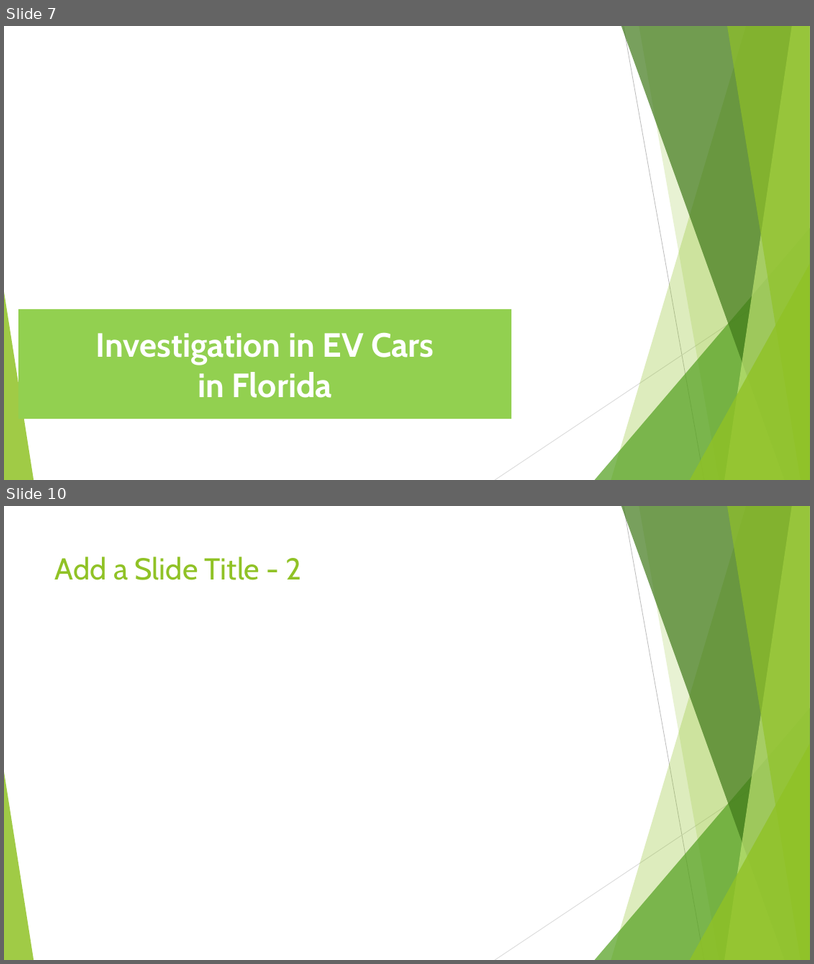
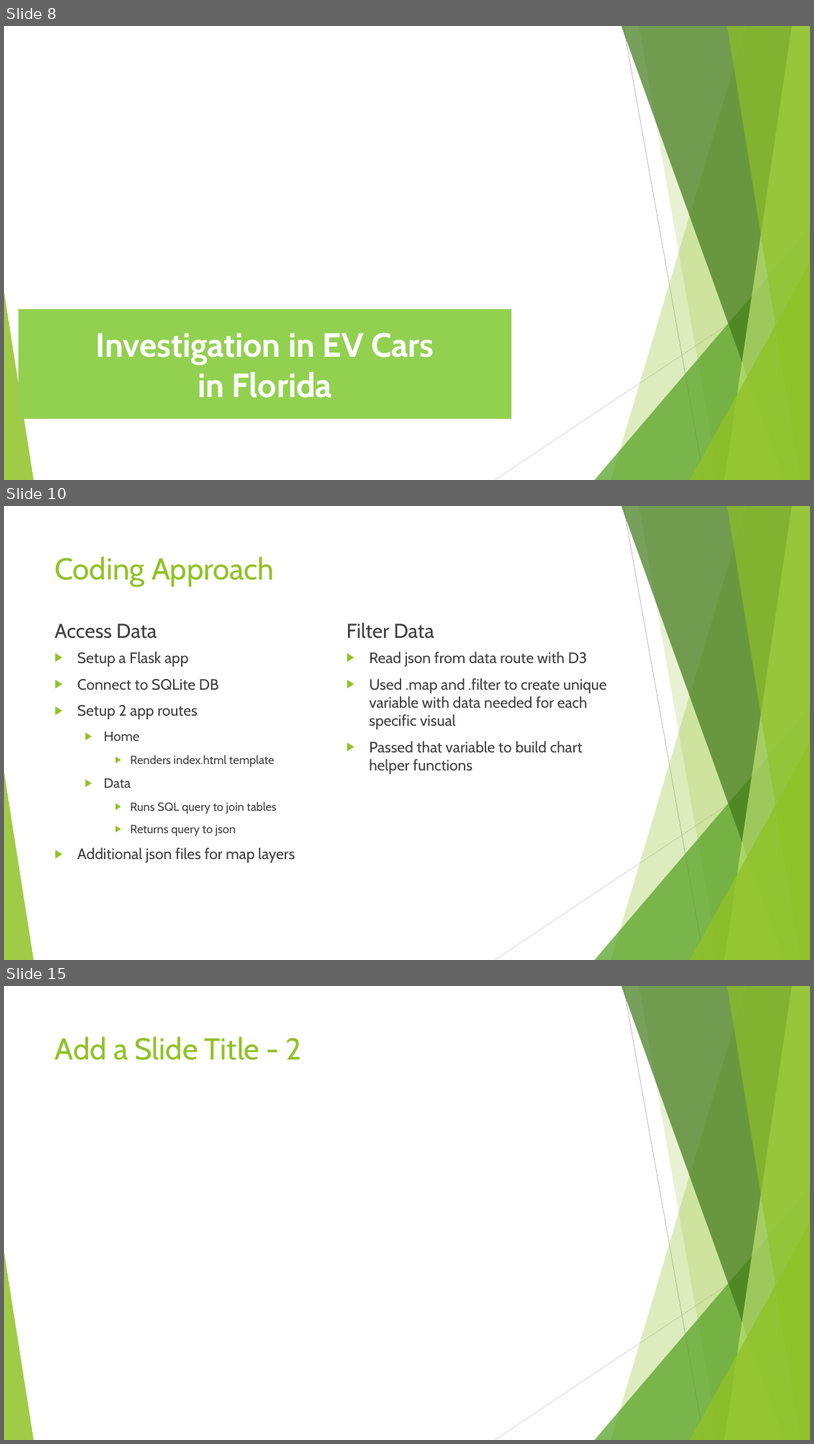
Before and after one commit to Project-JCSA/FL_Electric_Vehicles, a slide deck: Florida_Electric_Vehicles.pptx. Shown one above the other, each under a label of ours: slides 7 and 10 before the commit, slides 8, 10 and 15 after it; the slides between them are not shown. The pictures are 814x964 and 814x1444 pixels, drawn with LibreOffice and Linux fonts; fonts in the diff are those of the drawing; background and template pictures are left out. Boxes give left, top, right and bottom in pixels: in the first picture for what was removed or moved away, otherwise in the second. Text is boxed around its words. In the diff, an @@ line names an element or a change of style, - is before the commit and + after.

```diff
--- a/Florida_Electric_Vehicles.pptx
+++ b/Florida_Electric_Vehicles.pptx
@@ slide 10 added at (4, 506, 810, 960), background #FFFFFF; not listed: 10 template elements that a slide beside it also shows @@
@@ title added at (55, 556, 275, 587), 36 pt, text #90C226 @@
+Coding Approach
@@ text added at (54, 623, 157, 638), 24 pt, text #404040 @@
+Access Data
@@ text added at (347, 623, 435, 638), 24 pt, text #404040 @@
+Filter Data
@@ text added at (77, 651, 295, 862), 18 pt, text #404040 @@
+▶ Setup a Flask app
+▶ Connect to SQLite DB
+▶ Setup 2 app routes
+  ▶ Home
+    ▶ Renders index.html template
+  ▶ Data
+    ▶ Runs SQL query to join tables
+    ▶ Returns query to json
+▶ Additional json files for map layers
@@ text added at (369, 651, 607, 774), 18 pt, text #404040 @@
+▶ Read json from data route with D3
+▶ Used .map and .filter to create unique variable with data needed for each specific visual
+▶ Passed that variable to build chart helper functions
@@ what was slide 7 is now slide 8 @@
@@ what was slide 10 is now slide 15 @@
```
Also in this commit, not shown: 6 other slides added, 4 slides removed.
